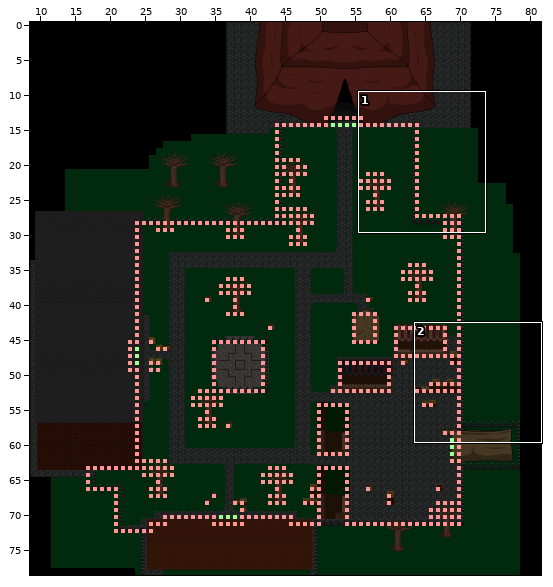
Tiled map -- Output/Assets/Maps/map1.tmx. The picture above shows the old version from afar; the outline marks the close-up.
Close-up. Before:
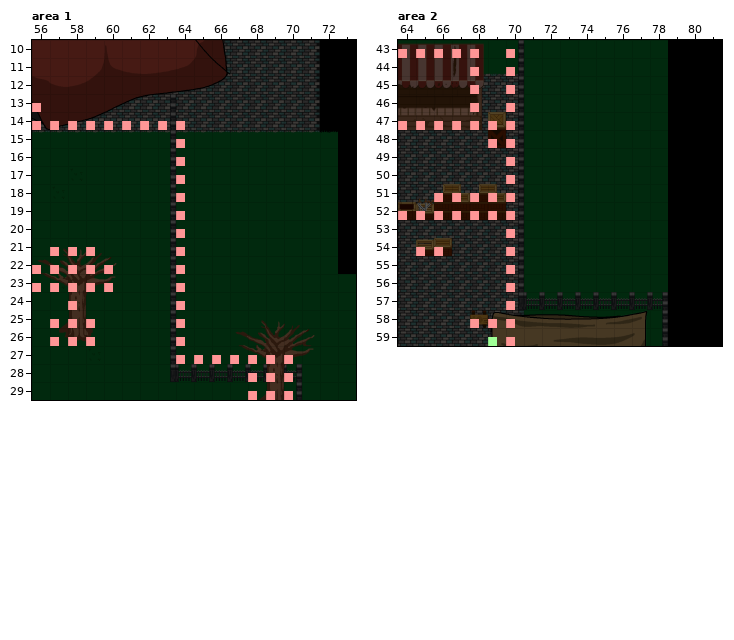
Cells are 64x64 px. Shown: area 1 x 56..73, y 10..29; area 2 x 64..81, y 43..59. The commit also changed other parts of the map, which this record leaves out.
After:
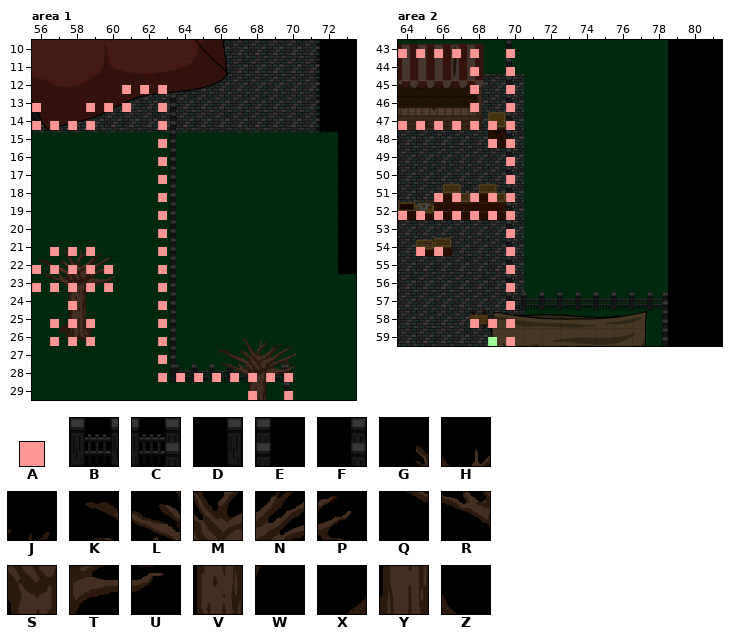
Key: from "MapMetaData": A 0; from "Valla Hierro": B 0, C 5, D 6, E 7, F 8; from "tree": G 1, H 2, J 3, K 5, L 6, M 7, N 8, P 9, Q 10, R 11, S 12, T 13, U 14, V 17, W 18, X 21, Y 22, Z 23.
_ is an empty cell.
From old to new:
Layer "Valla", area 1:
y 28: x 70 C -> E
y 29: x 70 F -> E
Layer "Casas", area 1:
y 25: x 68..70 GHJ -> ___
y 26: x 67..71 KLMNP -> GHJ__
y 27: x 66..71 _QRSTU -> KLMNP_
y 28: x 66..70 ___VW -> QRSTU
y 29: x 68..70 XYZ -> VW_
Layer "Collider", area 1:
y 12: x 61..63 ___ -> AAA
y 13: x 59..61 ___ -> AAA; x 63 _ -> A
y 14: x 60..62 AAA -> ___; x 64 A -> _
y 15..26: x 63..64 _A -> A_
y 27: x 63..70 _AAAAAAA -> A_______
y 28: x 63..67 _____ -> AAAAA
y 29: x 69 A -> _
Layer "Valla", area 2:
y 43..56: x 70 F -> E
y 57: x 70 D -> B
